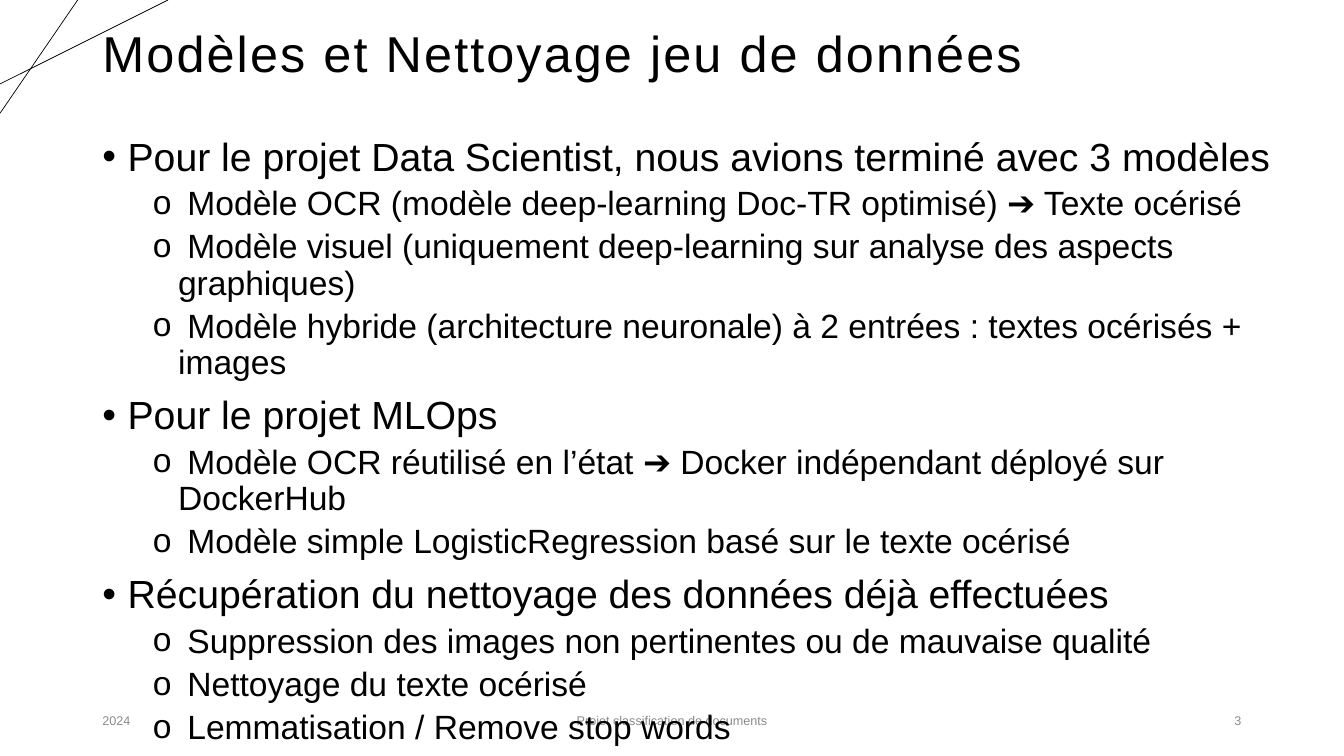
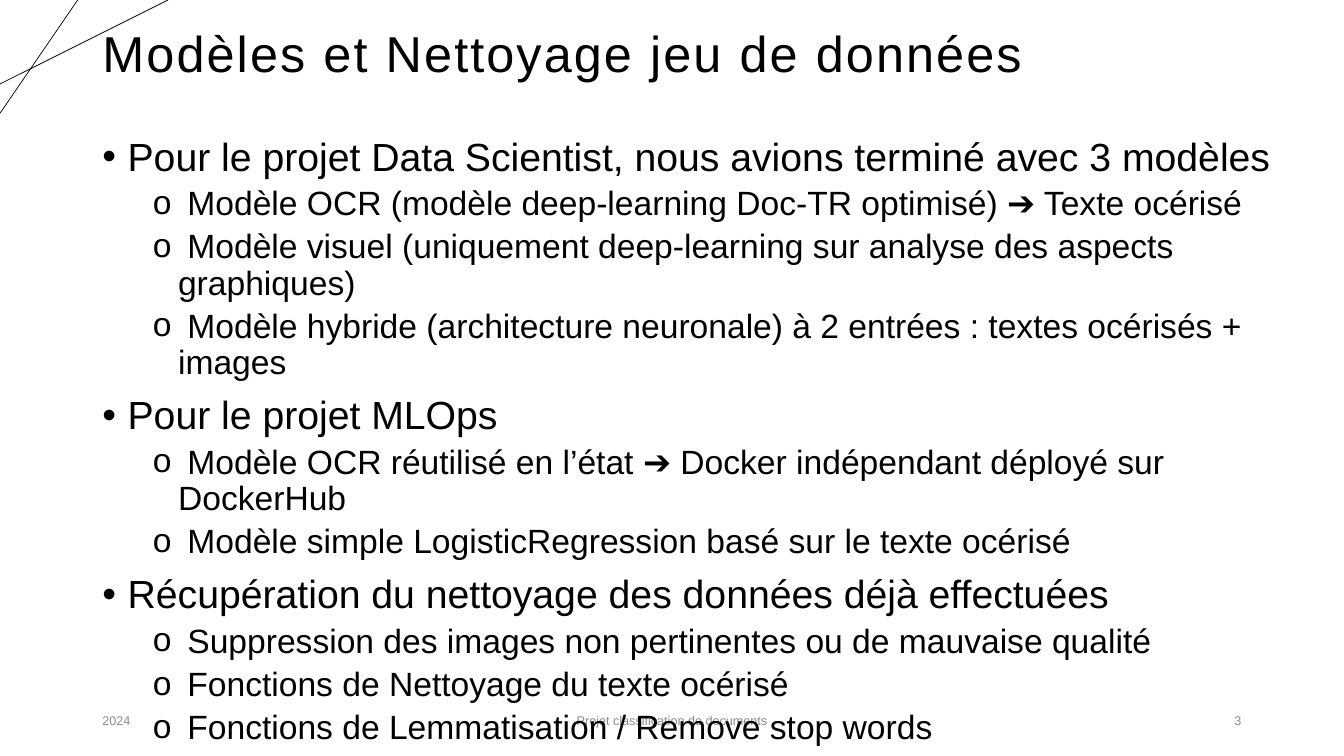
Before and after one commit to karned-formation/SEP24-MLOPS-SAKE, a slide deck: slide 3 of report/Projet_classification_MLOps_Partie1_Eddie.pptx. Drawn at 1344x756 pixels with LibreOffice and Linux fonts; fonts in the diff are those of the drawing. Boxes give left, top, right and bottom in pixels: in the first picture for what was removed or moved away, otherwise in the second. Text is boxed around its words. In the diff, an @@ line names an element or a change of style, - is before the commit and + after.

```diff
--- a/report/Projet_classification_MLOps_Partie1_Eddie.pptx
+++ b/report/Projet_classification_MLOps_Partie1_Eddie.pptx
@@ text at (x1=187, y1=671, x2=933, y2=746): text changed @@
-  o Nettoyage du texte océrisé
-  o Lemmatisation / Remove stop words
+  o Fonctions de Nettoyage du texte océrisé
+  o Fonctions de Lemmatisation / Remove stop words
```
Also in this commit, not shown: 1 other file.
